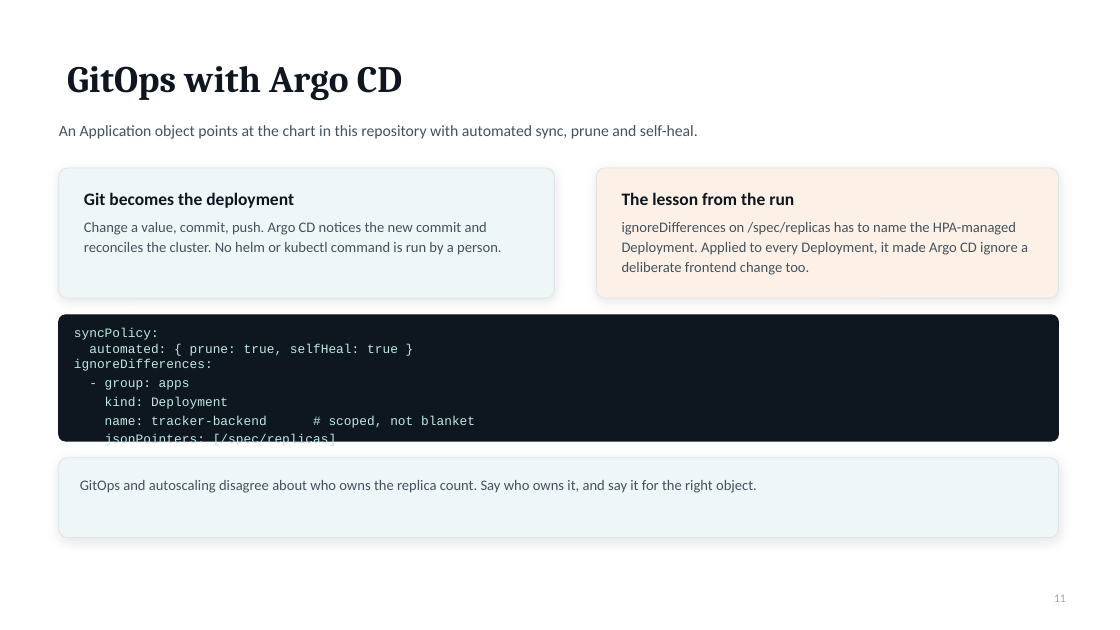
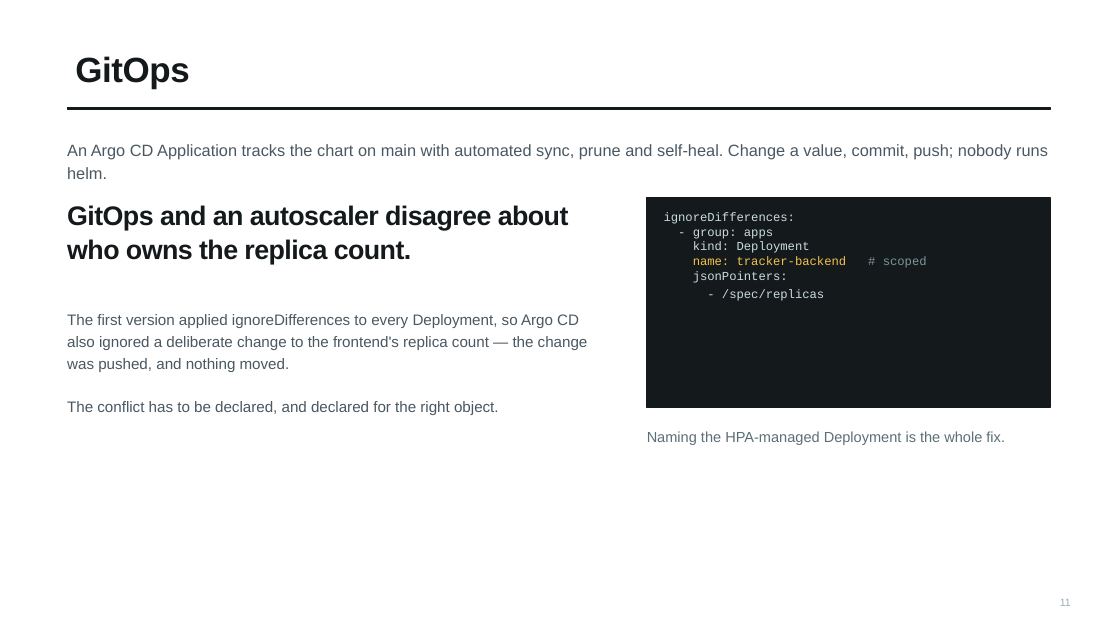
Before and after one commit to RAJVEER42/DevOps, a slide deck: slide 11 of Final DevOps Project/demo/slides.pptx. Drawn at 1120x630 pixels with LibreOffice and Linux fonts; fonts in the diff are those of the drawing. Boxes give left, top, right and bottom in pixels: in the first picture for what was removed or moved away, otherwise in the second. Text is boxed around its words. In the diff, an @@ line names an element or a change of style, - is before the commit and + after.

Commit message:
Rebuild the demo deck in the board's own design language
The first version leaned on one repeated layout: shadowed rounded cards with a
numbered dot, a stat-tile row, and an eyebrow over the title. Rebuilt so the
structure changes with the content, using the hairline rules, tabular figures
and acuity ramp the application itself was rebuilt in.

```diff
--- a/Final DevOps Project/demo/slides.pptx
+++ b/Final DevOps Project/demo/slides.pptx
@@ title at bbox=[75, 56, 189, 89]: text changed; size 32 to 30 pt; font Cambria to Arial; text colour #0E1620 to #14191B @@
-GitOps with Argo CD
+GitOps
@@ rectangle added at bbox=[67, 108, 1050, 109], fill #14191B, outline #14191B 1 pt @@
@@ text at bbox=[67, 144, 1048, 179]: text changed; size 13.5 to 14 pt; font Calibri to Arial; text colour #44525E to #4A5861 @@
-An Application object points at the chart in this repository with automated sync, prune and self-heal.
+An Argo CD Application tracks the chart on main with automated sync, prune and self-heal. Change a value, commit, push; nobody runs helm.
@@ rounded rectangle removed at bbox=[59, 168, 555, 298] @@
@@ rounded rectangle removed at bbox=[597, 168, 1059, 298] @@
@@ text at bbox=[67, 205, 569, 264]: text changed; size 15 to 23 pt; font Calibri to Arial; text colour #0E1620 to #14191B @@
-Git becomes the deployment
+GitOps and an autoscaler disagree about who owns the replica count.
@@ text "GitOps and an autoscaler disagree ..." at bbox=[67, 205, 569, 264]: vertical alignment middle to top @@
@@ text removed at bbox=[622, 192, 794, 205] @@
-The lesson from the run
@@ rectangle added at bbox=[647, 197, 1050, 408], fill #14191B, outline #14191B 1 pt @@
@@ text at bbox=[664, 212, 927, 301]: text changed; size 11 to 10.5 pt; text colour #BFE9E2 to #C9DBE0 @@
-syncPolicy:
-automated: { prune: true, selfHeal: true }
-ignoreDifferences:
-- group: apps
-kind: Deployment
-name: tracker-backend # scoped, not blanket
-jsonPointers: [/spec/replicas]
+ignoreDifferences:
+- group: apps
+kind: Deployment
+name: tracker-backend # scoped
+jsonPointers:
+- /spec/replicas
@@ rounded rectangle removed at bbox=[59, 315, 1059, 441] @@
@@ text at bbox=[67, 314, 588, 415]: text changed; size 12.5 to 13 pt; font Calibri to Arial; text colour #44525E to #4A5861 @@
-Change a value, commit, push. Argo CD notices the new commit and reconciles the cluster. No helm or kubectl command is run by a person.
+The first version applied ignoreDifferences to every Deployment, so Argo CD also ignored a deliberate change to the frontend's replica count — the change was pushed, and nothing moved.
+The conflict has to be declared, and declared for the right object.
@@ text at bbox=[647, 431, 1005, 445]: text changed; font Calibri to Arial; text colour #44525E to #5C6E76 @@
-ignoreDifferences on /spec/replicas has to name the HPA-managed Deployment. Applied to every Deployment, it made Argo CD ignore a deliberate frontend change too.
+Naming the HPA-managed Deployment is the whole fix.
@@ rounded rectangle removed at bbox=[59, 458, 1059, 538] @@
@@ text removed at bbox=[80, 480, 757, 493] @@
-GitOps and autoscaling disagree about who owns the replica count. Say who owns it, and say it for the right object.
@@ page number at bbox=[1060, 599, 1071, 606]: size 10 to 9 pt, font Calibri to Arial, text colour #9AA7B2 to #9DAEB3 @@
```
Also in this commit, not shown: 10 other slides changed, 2 slides added, 2 slides removed, 1 other file.
